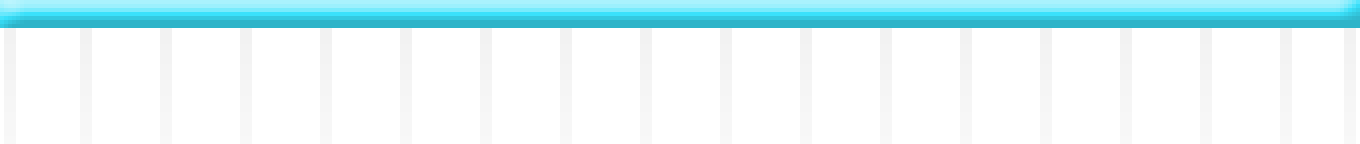
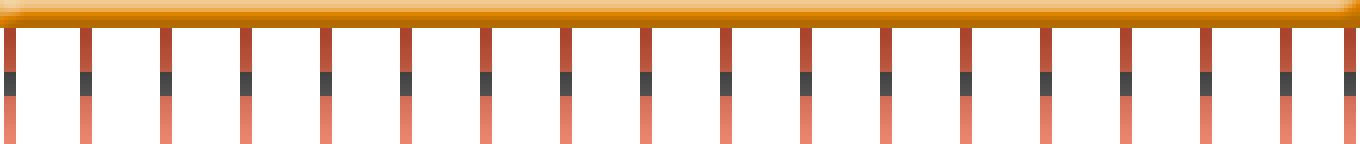
Layer changes from the first 1360 x 144 image to the second:
painted on "Фигура 6" (1st of 2, in "Перегородка") over [0, 0, 1360, 28]
added layer "Слой 1" in group "Перегородка" over [4, 72, 1356, 96]
